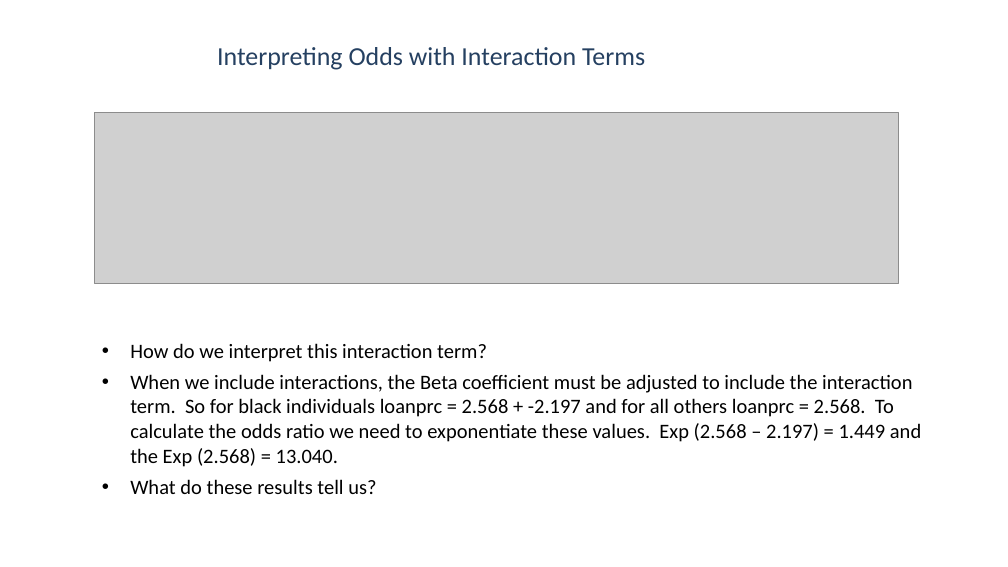
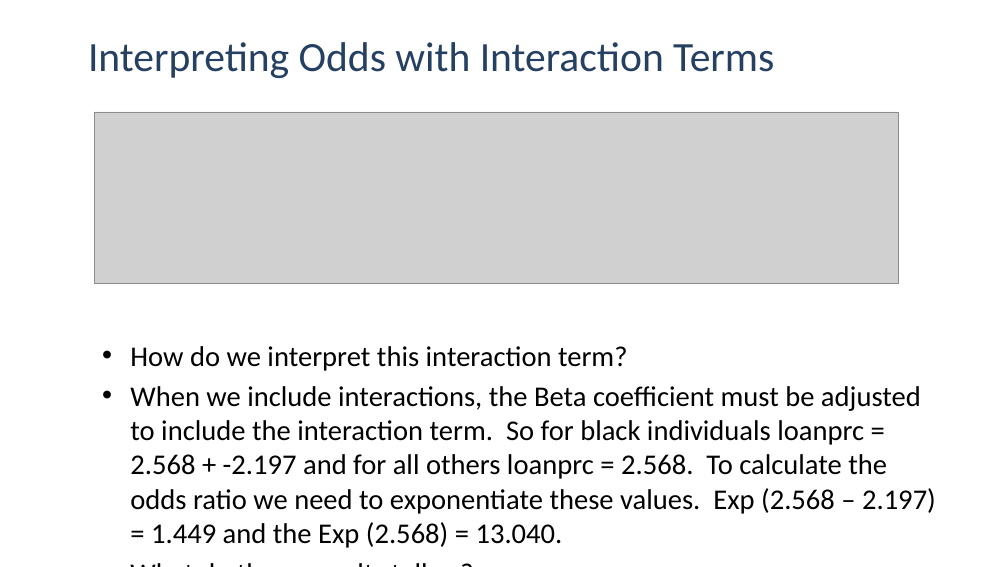
Before and after one commit to alexkcode/pa-541, a slide deck: slide 15 of PA_541_Week_13_PanelDataPart1_PooledCrossSect_STUDENT.pptx. Drawn at 1008x567 pixels with LibreOffice and Linux fonts; fonts in the diff are those of the drawing; grey boxes stand for pictures. Boxes give left, top, right and bottom in pixels: in the first picture for what was removed or moved away, otherwise in the second. Text is boxed around its words. In the diff, an @@ line names an element or a change of style, - is before the commit and + after.

```diff
--- a/PA_541_Week_13_PanelDataPart1_PooledCrossSect_STUDENT.pptx
+++ b/PA_541_Week_13_PanelDataPart1_PooledCrossSect_STUDENT.pptx
@@ title "Interpreting Odds with Interaction Terms" at [88, 42, 774, 78]: size 24.6 to 39.6 pt @@
@@ text "How do we interpret this ..." at [130, 346, 936, 548]: size 19.5 to 27.2 pt; indent changed @@
```
Also in this commit, not shown: 52 other slides changed, 2 slides added, 2 slides removed, 10 other files.
